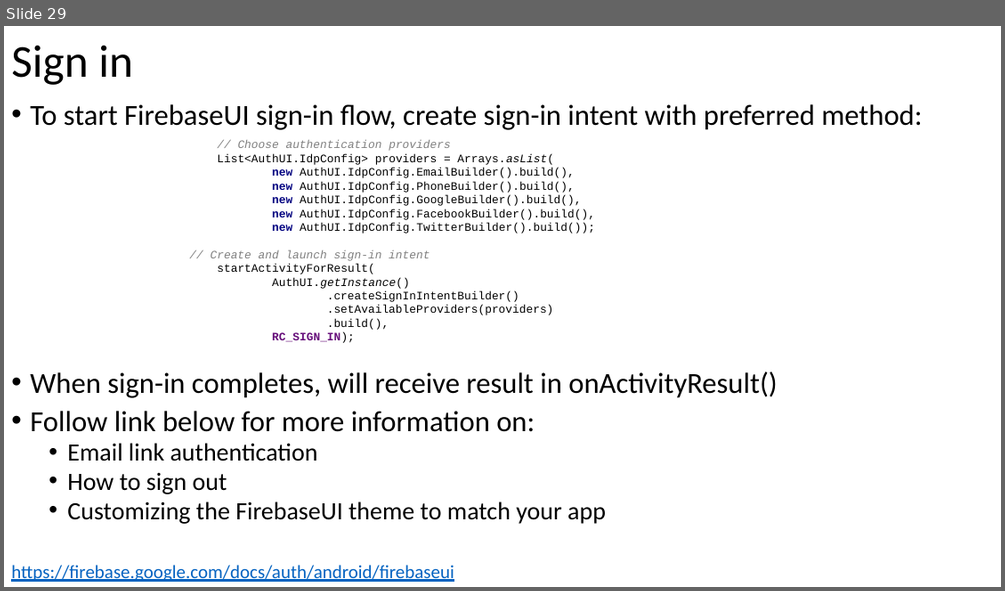
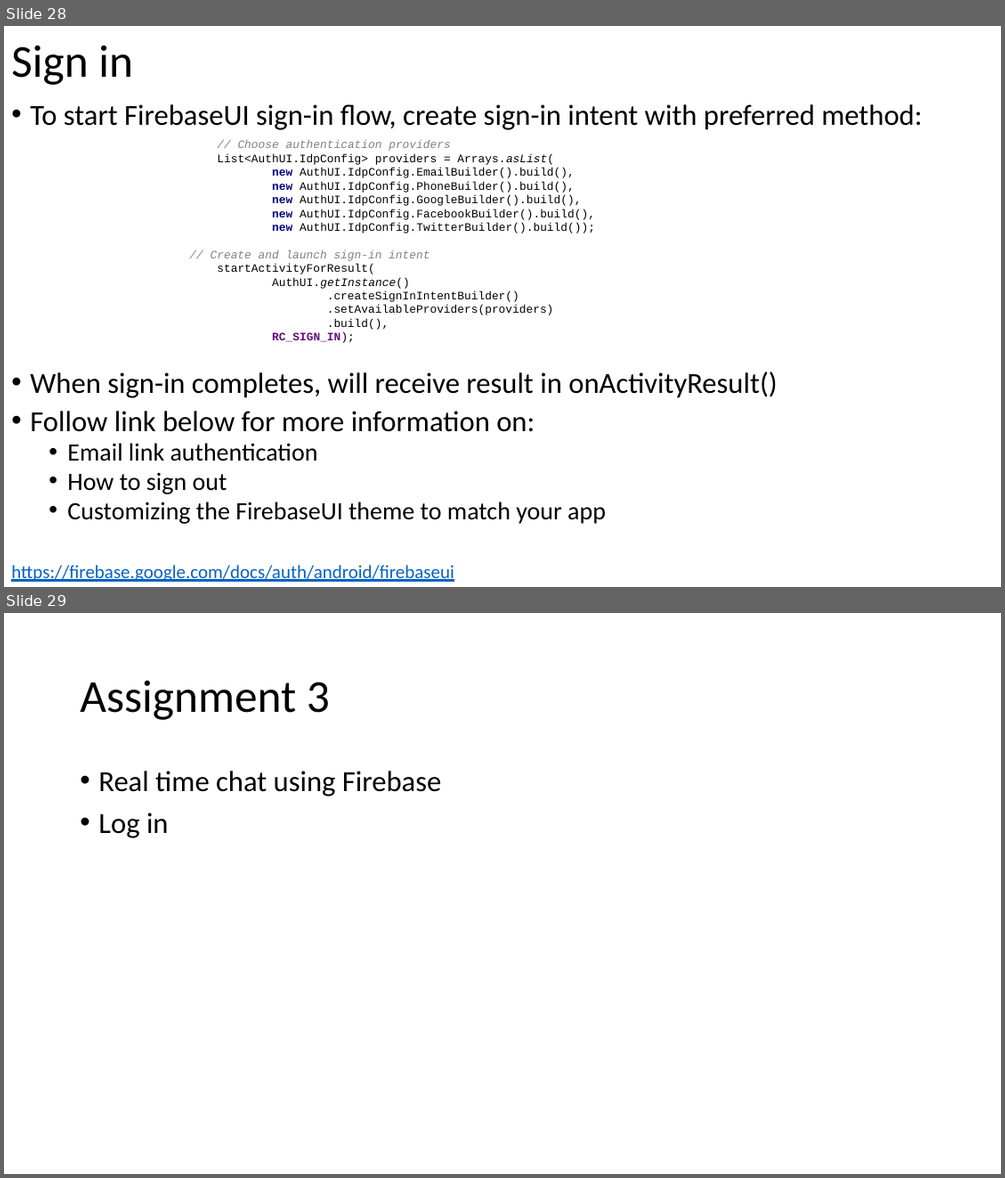
Before and after one commit to russellu/cs230, a slide deck: Lecture_13.pptx. Shown one above the other, each under a label of ours: slide 29 before the commit, slides 28 and 29 after it. The pictures are 1005x591 and 1005x1178 pixels, drawn with LibreOffice and Linux fonts; fonts in the diff are those of the drawing. Boxes give left, top, right and bottom in pixels: in the first picture for what was removed or moved away, otherwise in the second. Text is boxed around its words. In the diff, an @@ line names an element or a change of style, - is before the commit and + after.

```diff
--- a/Lecture_13.pptx
+++ b/Lecture_13.pptx
@@ slide 29 added at (4, 613, 1001, 1174), background #FFFFFF @@
@@ title added at (80, 680, 330, 720), 44 pt, text #000000 @@
+Assignment 3
@@ text added at (98, 771, 441, 838), 28 pt, text #000000 @@
+• Real time chat using Firebase
+• Log in
@@ what was slide 29 is now slide 28 @@
```
Also in this commit, not shown: 1 slide changed, 1 slide removed, 5 other files.
